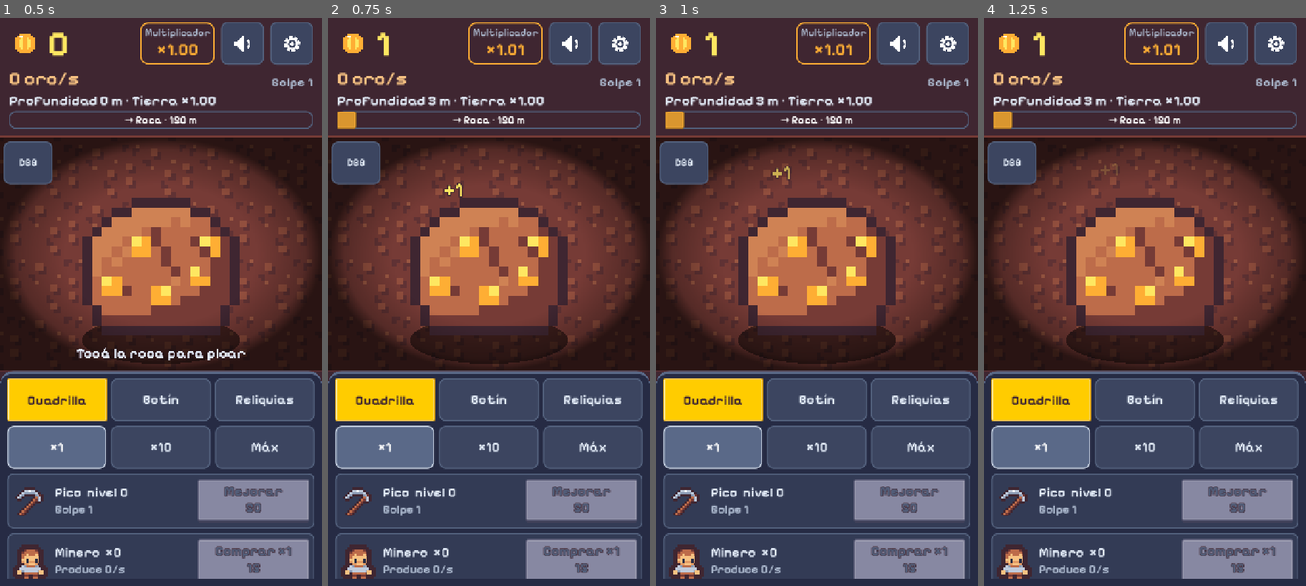
Above: before the commit, frames 1-4 (left to right).
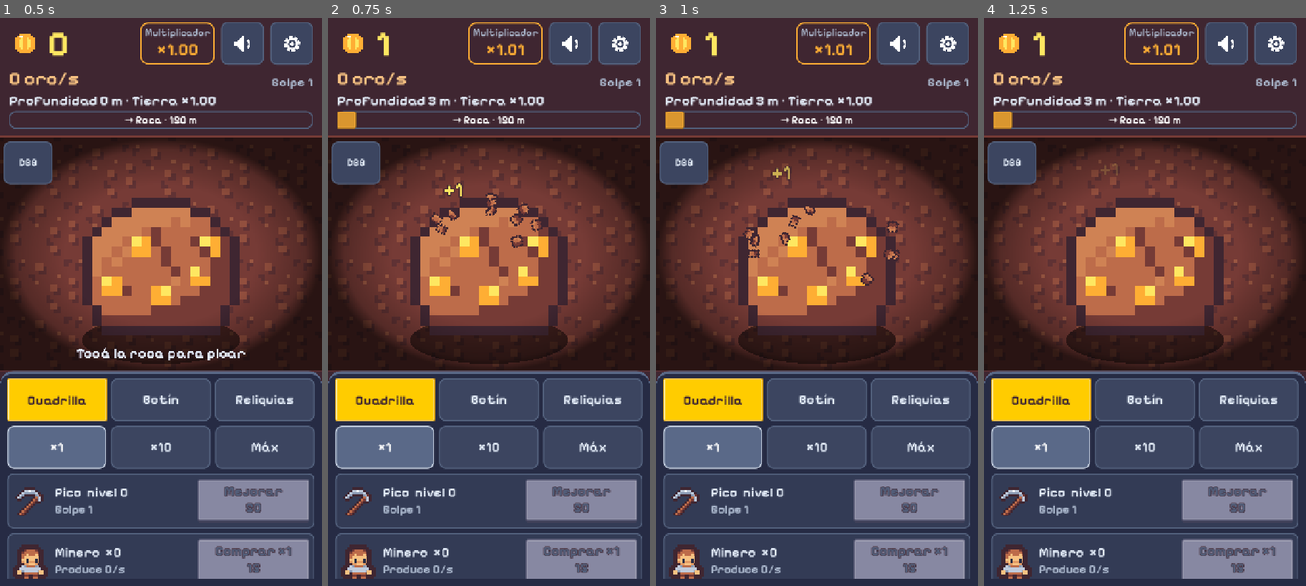
Above: after the commit, the same moments.

Repository: AgusCarretto/pozo-profundo
Game: Godot game, scene res://game/main.tscn
The game is run twice, just before and just after one commit, with the same random seed, the same clock (stepped at 60 frames per second) and the same inputs.
Inputs (mouse positions are in pixels of both pictures, inside the frame that each line leads up to):
- Up to frame 1 (0.5 s): no input
- Up to frame 2 (0.75 s): click (489, 267) at 0.5 s
- Up to frame 3 (1 s): no input
- Up to frame 4 (1.25 s): no input

Frame 1 is identical in both runs. In frame 2, 0.3% of the frame differs, in the area x 32-67%, y 30-41%; in frame 3, 0.4%, in the area x 26-76%, y 33-48%; in frame 4, nothing differs.

Commit message:
Agrega astillas de roca por bioma y gemas que saltan al golpear
Co-Authored-By: Claude Opus 5.5 <noreply@anthropic.com>

Diff:
--- a/game/mine_view.gd
+++ b/game/mine_view.gd
@@ -60,6 +60,16 @@
 const FLOAT_JITTER: float = 0.04
 ## Golpe: vibración corta (solo hace algo en celulares).
 const VIBRATION_MS: int = 25
+## Golpe: astillas de la roca (chips_<bioma>.png, 4 dibujos en 2x2) y, a veces, gemas. Cada golpe usa el
+## emisor siguiente de un grupo fijo (así una tanda no corta a la anterior). Con reduce_effects, la mitad.
+const CHIP_EMITTERS: int = 4
+const CHIP_AMOUNT: int = 10
+const CHIP_SCALE: float = 5.0
+const CHIP_LIFETIME: float = 0.7
+const GEM_EMITTERS: int = 2
+const GEM_AMOUNT: int = 3
+const GEM_SCALE: float = 2.0
+const GEM_CHANCE: float = 0.3
 
 ## Puestos de trabajo, en px de diseño desde el centro de la roca. Ninguno toca la roca (que mide 352):
 ## los mineros ocupan primero los costados y después una fila arriba, y el gólem y el taladro quedan
@@ -79,8 +89,13 @@
 var drill_sprite: TextureRect
 var golem_sprite: TextureRect
 
-## "Reducir efectos" (lo fija main.gd desde Settings): sin sacudida ni vibración.
-var reduce_effects: bool = false
+## "Reducir efectos" (lo fija main.gd desde Settings): sin sacudida ni vibración, y la mitad de partículas.
+var reduce_effects: bool = false:
+	set(value):
+		reduce_effects = value
+		_apply_particle_amounts()
+## Azar de los efectos (si salen gemas). Los tests le fijan la semilla.
+var rng: RandomNumberGenerator = RandomNumberGenerator.new()
 ## Cuánto está corrida ahora la mina por la sacudida (px de pantalla); cero en reposo. La roca, la
 ## cuadrilla y el piso se dibujan corridos; la mina en sí (y el HUD) no se mueven.
 var shake_offset: Vector2 = Vector2.ZERO:
@@ -89,6 +104,8 @@
 		_apply_shake()
 ## Cuántas veces vibró (para los tests: en la PC vibrar no hace nada visible).
 var vibrations: int = 0
+## Cuántas tandas de gemas salieron (para los tests).
+var gem_bursts: int = 0
 
 var _rock: TextureRect
 var _tap_button: Button
@@ -103,6 +120,10 @@
 var _shake_tween: Tween
 var _shake_direction: Vector2 = Vector2.RIGHT
 var _next_lane: int = 0
+var _chip_emitters: Array[CPUParticles2D] = []
+var _gem_emitters: Array[CPUParticles2D] = []
+var _next_chip: int = 0
+var _next_gem: int = 0
 
 
 func _ready() -> void:
@@ -118,6 +139,12 @@
 	_fx.clip_contents = true
 	add_child(_fx)
 	_fx.set_anchors_and_offsets_preset(Control.PRESET_FULL_RECT)
+	var gem_texture: Texture2D = load(SPRITE_DIR + "gem.png") as Texture2D
+	for index: int in range(CHIP_EMITTERS):
+		_chip_emitters.append(_make_emitter("Chips%d" % index, null, true))
+	for index: int in range(GEM_EMITTERS):
+		_gem_emitters.append(_make_emitter("Gems%d" % index, gem_texture, false))
+	_apply_particle_amounts()
 	show_biome(DEFAULT_BIOME)
 	_layout()
 
@@ -128,6 +155,7 @@
 ## celular vibra. Con reduce_effects no hay sacudida ni vibración (el número y el aplastado quedan).
 func play_hit(text: String) -> void:
 	_squash_rock()
+	_burst_particles()
 	_spawn_floater(text)
 	if reduce_effects:
 		return
@@ -165,6 +193,74 @@
 	for sprite: Variant in _base_positions:
 		(sprite as Control).position = _base_positions[sprite] + shake_offset
 	queue_redraw()
+
+
+## Una tanda de astillas desde la parte de arriba de la roca y, con suerte (GEM_CHANCE), unas gemas.
+func _burst_particles() -> void:
+	var rock_rect: Rect2 = Rect2(_base_positions.get(_rock, _rock.position), _rock.size)
+	var origin: Vector2 = Vector2(rock_rect.get_center().x, rock_rect.position.y + rock_rect.size.y * 0.3)
+	var chips: CPUParticles2D = _chip_emitters[_next_chip]
+	_next_chip = (_next_chip + 1) % _chip_emitters.size()
+	_fire(chips, origin, rock_rect)
+	if rng.randf() < GEM_CHANCE:
+		var gems: CPUParticles2D = _gem_emitters[_next_gem]
+		_next_gem = (_next_gem + 1) % _gem_emitters.size()
+		_fire(gems, origin, rock_rect)
+		gem_bursts += 1
+
+
+func _fire(emitter: CPUParticles2D, origin: Vector2, rock_rect: Rect2) -> void:
+	emitter.position = origin.round()
+	emitter.emission_rect_extents = Vector2(rock_rect.size.x * 0.25, rock_rect.size.y * 0.08)
+	var is_chip: bool = _chip_emitters.has(emitter)
+	var pixel_scale: float = (CHIP_SCALE if is_chip else GEM_SCALE) * _unit
+	emitter.scale_amount_min = pixel_scale
+	emitter.scale_amount_max = pixel_scale
+	emitter.initial_velocity_min = 260.0 * _unit
+	emitter.initial_velocity_max = 520.0 * _unit
+	emitter.gravity = Vector2(0.0, 1500.0 * _unit)
+	emitter.restart()
+	emitter.emitting = true
+
+
+## Un emisor de partículas de una sola tanda: salen todas juntas hacia arriba (abiertas), giran y caen.
+## Las astillas usan la hoja de 2x2 dibujos (`sheet` = true): a cada una le toca un dibujo al azar.
+func _make_emitter(node_name: String, texture: Texture2D, sheet: bool) -> CPUParticles2D:
+	var emitter: CPUParticles2D = CPUParticles2D.new()
+	emitter.name = node_name
+	emitter.texture = texture
+	emitter.emitting = false
+	emitter.one_shot = true
+	emitter.explosiveness = 1.0
+	emitter.lifetime = CHIP_LIFETIME if sheet else CHIP_LIFETIME * 1.3
+	emitter.local_coords = false
+	emitter.emission_shape = CPUParticles2D.EMISSION_SHAPE_RECTANGLE
+	emitter.direction = Vector2(0.0, -1.0)
+	emitter.spread = 70.0
+	emitter.angular_velocity_min = -540.0
+	emitter.angular_velocity_max = 540.0
+	if sheet:
+		var material: CanvasItemMaterial = CanvasItemMaterial.new()
+		material.particles_animation = true
+		material.particles_anim_h_frames = 2
+		material.particles_anim_v_frames = 2
+		emitter.material = material
+		emitter.anim_offset_max = 1.0
+	# se apagan al final de su vida en vez de desaparecer de golpe
+	var fade: Gradient = Gradient.new()
+	fade.set_color(0, Color.WHITE)
+	fade.set_color(1, Color(1.0, 1.0, 1.0, 0.0))
+	fade.add_point(0.7, Color.WHITE)
+	emitter.color_ramp = fade
+	_fx.add_child(emitter)
+	return emitter
+
+
+func _apply_particle_amounts() -> void:
+	for emitter: CPUParticles2D in _chip_emitters:
+		emitter.amount = CHIP_AMOUNT / 2 if reduce_effects else CHIP_AMOUNT
+	for emitter: CPUParticles2D in _gem_emitters:
+		emitter.amount = maxi(GEM_AMOUNT / 2, 1) if reduce_effects else GEM_AMOUNT
 
 
 func _spawn_floater(text: String) -> void:
@@ -210,6 +306,9 @@
 	if _rock != null:
 		_rock.texture = load(SPRITE_DIR + "rock_%s.png" % known) as Texture2D
 	_backdrop_texture = load(SPRITE_DIR + "bg_%s.png" % known) as Texture2D
+	var chips: Texture2D = load(SPRITE_DIR + "chips_%s.png" % known) as Texture2D
+	for emitter: CPUParticles2D in _chip_emitters:
+		emitter.texture = chips
 	queue_redraw()
 
 
--- a/tests/assets_test.gd
+++ b/tests/assets_test.gd
@@ -45,6 +45,7 @@
 	_test_cracks_branch()
 	_test_floor_is_seen_from_above()
 	_test_background_is_low_contrast()
+	_test_rock_chips()
 	_test_tiny_dungeon_tiles()
 	_test_ui_pack_and_font()
 	_test_credits()
@@ -337,6 +338,50 @@
 		_check(gap >= 0.1, "rock_%s: la roca se despega del fondo (diferencia de luminancia %.3f, mín 0.1)" % [id, gap])
 
 
+## Astillas de roca (partículas del golpe): una hoja de 16x16 por bioma con 4 astillas de 8x8 (una por
+## cuarto), pintadas con las sombras de la roca de ese bioma y el contorno. Los bordes entre cuartos quedan
+## transparentes: al cortar la hoja en 2x2 cuadros, una astilla no se mete en otra.
+func _test_rock_chips() -> void:
+	_section("Astillas de roca por bioma")
+	for id: String in BiomePalette.IDS:
+		var path: String = GENERATED_DIR + "chips_%s.png" % id
+		var img: Image = _load_image(path)
+		if img == null:
+			_check(false, "existe chips_%s.png" % id)
+			continue
+		_check_eq(img.get_size(), Vector2i(16, 16), "chips_%s es una hoja de 16x16" % id)
+		var colors: Dictionary = BiomePalette.of(id)
+		var allowed: Array[Color] = [colors["rock_light"], colors["rock"], colors["rock_dark"], Palette.OUTLINE]
+		var foreign: int = 0
+		var used: Dictionary = {}
+		var per_quadrant: Array[int] = [0, 0, 0, 0]
+		var on_seams: int = 0
+		for y: int in range(16):
+			for x: int in range(16):
+				var pixel: Color = img.get_pixel(x, y)
+				if pixel.a == 0.0:
+					continue
+				if not allowed.has(pixel) or pixel.a < 1.0:
+					foreign += 1
+				used[pixel.to_html()] = true
+				per_quadrant[(x / 8) + 2 * (y / 8)] += 1
+				if x in [0, 7, 8, 15] or y in [0, 7, 8, 15]:
+					on_seams += 1
+		_check_eq(foreign, 0, "chips_%s usa solo las sombras de la roca del bioma y el contorno" % id)
+		_check(used.size() >= 3, "chips_%s tiene volumen (%d colores)" % [id, used.size()])
+		_check(per_quadrant.all(func(count: int) -> bool: return count >= 4 and count <= 30), "chips_%s tiene una astilla en cada cuarto (%s)" % [id, str(per_quadrant)])
+		_check_eq(on_seams, 0, "chips_%s deja libres los bordes de cada cuarto" % id)
+	var sheets: Array[Image] = []
+	for id: String in BiomePalette.IDS:
+		sheets.append(_load_image(GENERATED_DIR + "chips_%s.png" % id))
+	var distinct: bool = true
+	for i: int in range(sheets.size()):
+		for j: int in range(i):
+			if sheets[i] != null and sheets[j] != null and _same_pixels(sheets[i], sheets[j]):
+				distinct = false
+	_check(distinct, "las astillas de cada bioma son de su color (todas distintas)")
+
+
 func _test_tiny_dungeon_tiles() -> void:
 	_section("Tiles de Tiny Dungeon importadas")
 	var tiles: Array[String] = ["0085", "0086", "0088", "0089", "0098", "0099", "0112"]
--- a/tests/juice_test.gd
+++ b/tests/juice_test.gd
@@ -29,6 +29,7 @@
 	await _test_rock_squash()
 	await _test_shake()
 	await _test_reduce_effects()
+	await _test_particles()
 	_scene.get_parent().queue_free()
 	await process_frame
 	_settings.from_dict(_saved_settings)
@@ -188,3 +189,62 @@
 	_check(_floaters().size() >= 1, "pero el número sigue saliendo (es información, no adorno)")
 	_settings.reduce_effects = false
 	await _wait(1.2)
+
+
+func _emitters(texture_prefix: String) -> Array[CPUParticles2D]:
+	var found: Array[CPUParticles2D] = []
+	for node: Node in _fx().find_children("*", "CPUParticles2D", true, false):
+		var emitter: CPUParticles2D = node as CPUParticles2D
+		if emitter.texture != null and emitter.texture.resource_path.get_file().begins_with(texture_prefix):
+			found.append(emitter)
+	return found
+
+
+func _emitting(emitters: Array[CPUParticles2D]) -> int:
+	return emitters.filter(func(emitter: CPUParticles2D) -> bool: return emitter.emitting).size()
+
+
+func _test_particles() -> void:
+	_section("Astillas y gemas al golpear")
+	var mine: Control = _mine()
+	(mine.get("rng") as RandomNumberGenerator).seed = 7
+	await _wait(1.0)
+	var chips: Array[CPUParticles2D] = _emitters("chips_")
+	var gems: Array[CPUParticles2D] = _emitters("gem")
+	_check(chips.size() >= 2, "hay emisores de astillas (%d)" % chips.size())
+	_check(gems.size() >= 1, "y de gemas (%d)" % gems.size())
+	if chips.is_empty() or gems.is_empty():
+		return
+	_check_eq(_emitting(chips), 0, "en reposo no sale nada")
+	_check(chips.all(func(e: CPUParticles2D) -> bool: return e.texture.resource_path.ends_with("chips_earth.png")), "las astillas son del color de la roca de Tierra")
+	_tap()
+	_check_eq(_emitting(chips), 1, "un golpe larga una tanda de astillas")
+	var emitter: CPUParticles2D = chips.filter(func(e: CPUParticles2D) -> bool: return e.emitting)[0]
+	var full_amount: int = emitter.amount
+	_check(full_amount >= 6, "de varias astillas (%d)" % full_amount)
+	_check(emitter.one_shot and emitter.explosiveness >= 0.8, "todas de golpe, una sola vez")
+	_check(emitter.direction.y < 0.0 and emitter.gravity.y > 0.0, "saltan para arriba y caen")
+	var rock_rect: Rect2 = _rock().get_rect()
+	_check(rock_rect.grow(4.0).has_point(emitter.position), "salen de la roca")
+	var material: CanvasItemMaterial = emitter.material as CanvasItemMaterial
+	_check(material != null and material.particles_animation and emitter.texture.get_width() == 16, "cada astilla es uno de los 4 dibujos de la hoja (animación de partículas 2x2)")
+	_check(material != null and material.particles_anim_h_frames == 2 and material.particles_anim_v_frames == 2 and emitter.anim_offset_max >= 0.75, "elegido al azar")
+	var bursts_before: int = int(mine.get("gem_bursts"))
+	for index: int in range(20):
+		_tap()
+		await process_frame
+	var gem_bursts: int = int(mine.get("gem_bursts")) - bursts_before
+	_check(_emitting(gems) >= 1, "las gemas salen de sus propios emisores")
+	_check(gem_bursts >= 1, "de vez en cuando también saltan gemas (%d en 20 golpes)" % gem_bursts)
+	_check(gem_bursts <= 15, "pero no siempre")
+	_check_eq(_emitters("chips_").size(), chips.size(), "muchos golpes no crean emisores nuevos (se reusan)")
+	(_scene.get_node("%MineView") as Node).call("show_biome", "magma")
+	_check(chips.all(func(e: CPUParticles2D) -> bool: return e.texture.resource_path.ends_with("chips_magma.png")), "en Magma las astillas son de la roca de Magma")
+	_settings.reduce_effects = true
+	await process_frame
+	_check(chips.all(func(e: CPUParticles2D) -> bool: return e.amount <= full_amount / 2), "con reducir efectos salen la mitad de astillas")
+	_settings.reduce_effects = false
+	await process_frame
+	_check(chips.all(func(e: CPUParticles2D) -> bool: return e.amount == full_amount), "y vuelven a ser todas")
+	(_scene.get_node("%MineView") as Node).call("show_biome", "earth")
+	await _wait(1.2)
--- a/tools/generate_sprites.gd
+++ b/tools/generate_sprites.gd
@@ -43,6 +43,7 @@
 	for id: String in BiomePalette.IDS:
 		_save(_rock(id), "rock_%s.png" % id)
 		_save(_background(id), "bg_%s.png" % id)
+		_save(_chips(id), "chips_%s.png" % id)
 	_save(_drill(), "drill.png")
 	_save(_golem(), "golem.png")
 	_save(_dynamite(), "dynamite.png")
@@ -483,6 +484,33 @@
 	return img
 
 
+## Astillas que saltan de la roca al golpear: 4 dibujos de 4x4 en una hoja de 16x16 (uno en el medio de cada
+## cuarto de 8x8), con las tres sombras de la roca del bioma y contorno. La escena corta la hoja en 2x2
+## cuadros y a cada partícula le toca uno al azar. El contorno no llega a los bordes de cada cuarto.
+const CHIPS: Array = [
+	[".LL.", "LRRD", "RRDD", ".DD."],
+	["..L.", ".LRR", "LRRD", ".RD."],
+	["....", "LLRR", ".RDD", "...."],
+	[".L..", "LRR.", ".RDD", "..D."],
+]
+
+
+func _chips(id: String) -> Image:
+	var colors: Dictionary = BiomePalette.of(id)
+	var keys: Dictionary = { "L": colors["rock_light"], "R": colors["rock"], "D": colors["rock_dark"] }
+	var img: Image = _blank()
+	for index: int in range(CHIPS.size()):
+		var origin: Vector2i = Vector2i((index % 2) * 8 + 2, (index / 2) * 8 + 2)
+		var rows: Array = CHIPS[index]
+		for y: int in range(rows.size()):
+			for x: int in range(str(rows[y]).length()):
+				var key: String = str(rows[y])[x]
+				if keys.has(key):
+					img.set_pixel(origin.x + x, origin.y + y, keys[key])
+	_outline(img)
+	return img
+
+
 ## Gema que suelta la roca al picar.
 func _gem() -> Image:
 	var img: Image = _blank()
Binary file added: assets/sprites/generated/chips_abyss.png
Not shown, added: assets/sprites/generated/chips_abyss.png.import
Binary file added: assets/sprites/generated/chips_crystal.png
Not shown, added: assets/sprites/generated/chips_crystal.png.import
Binary file added: assets/sprites/generated/chips_earth.png
Not shown, added: assets/sprites/generated/chips_earth.png.import
Binary file added: assets/sprites/generated/chips_magma.png
Not shown, added: assets/sprites/generated/chips_magma.png.import
Binary file added: assets/sprites/generated/chips_rock.png
Not shown, added: assets/sprites/generated/chips_rock.png.import
Not shown, changed: CLAUDE.md
Not shown, changed: CREDITS.md
